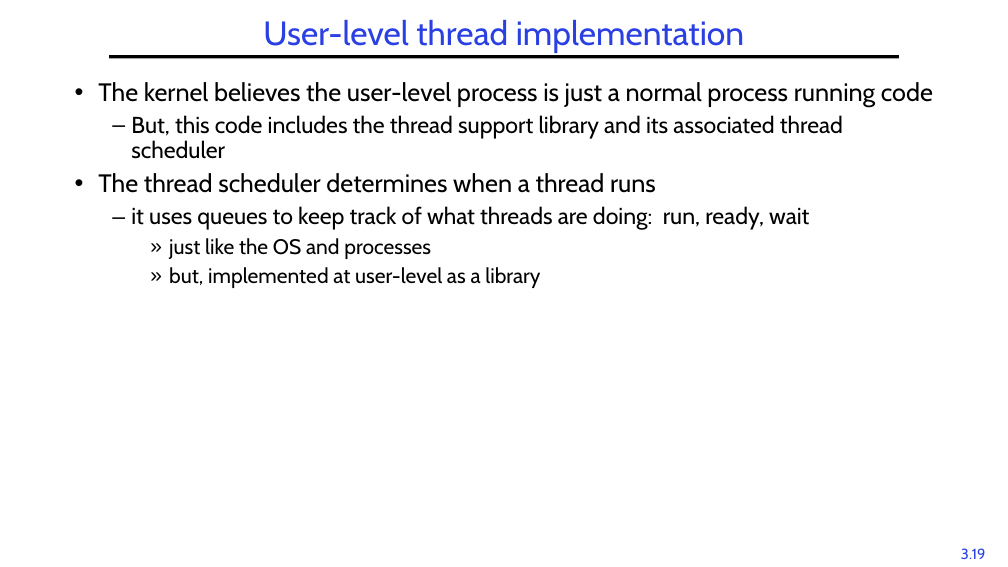
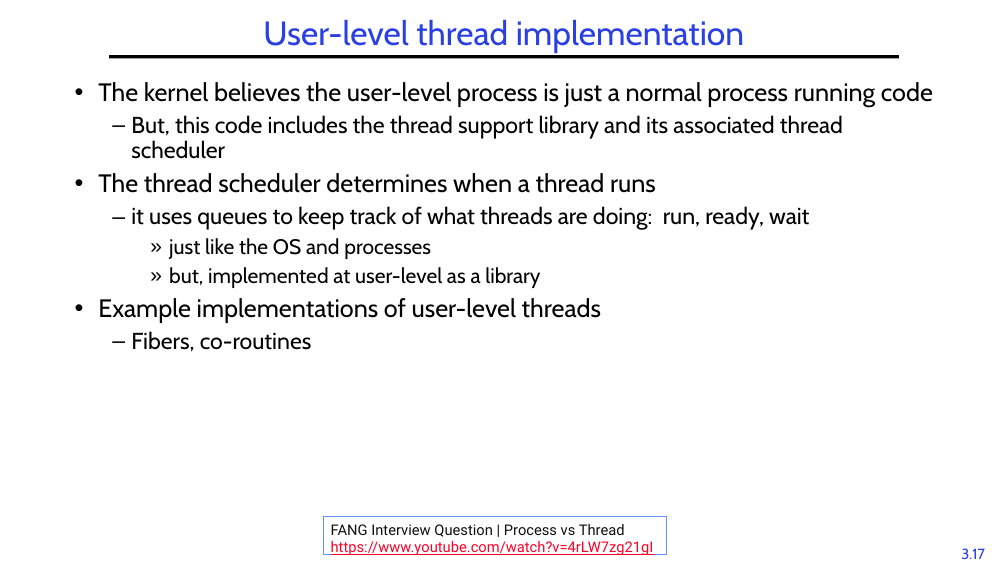
Before and after one commit to guhofstra/CSC256Fa25, a slide deck: slide 17 of PPTs/3-Threads.pptx (slide 19 before the commit). Drawn at 1008x567 pixels with LibreOffice and Linux fonts; fonts in the diff are those of the drawing. Boxes give left, top, right and bottom in pixels: in the first picture for what was removed or moved away, otherwise in the second. Text is boxed around its words. In the diff, an @@ line names an element or a change of style, - is before the commit and + after.

```diff
--- a/PPTs/3-Threads.pptx
+++ b/PPTs/3-Threads.pptx
@@ text at box(98, 298, 601, 352): paragraphs added @@
+• Example implementations of user-level threads
+  – Fibers, co-routines
@@ rectangle added at box(323, 516, 666, 554), fill #FFFFFF, outline #618FFD 0.75 pt, 14 pt, text #FC0128, underline @@
+FANG Interview Question | Process vs Thread
+https://www.youtube.com/watch?v=4rLW7zg21gI
@@ page number at box(961, 548, 984, 559): text changed @@
-3.19
+3.17
```
Also in this commit, not shown: 1 other slide changed, 2 slides removed, 3 other files.
